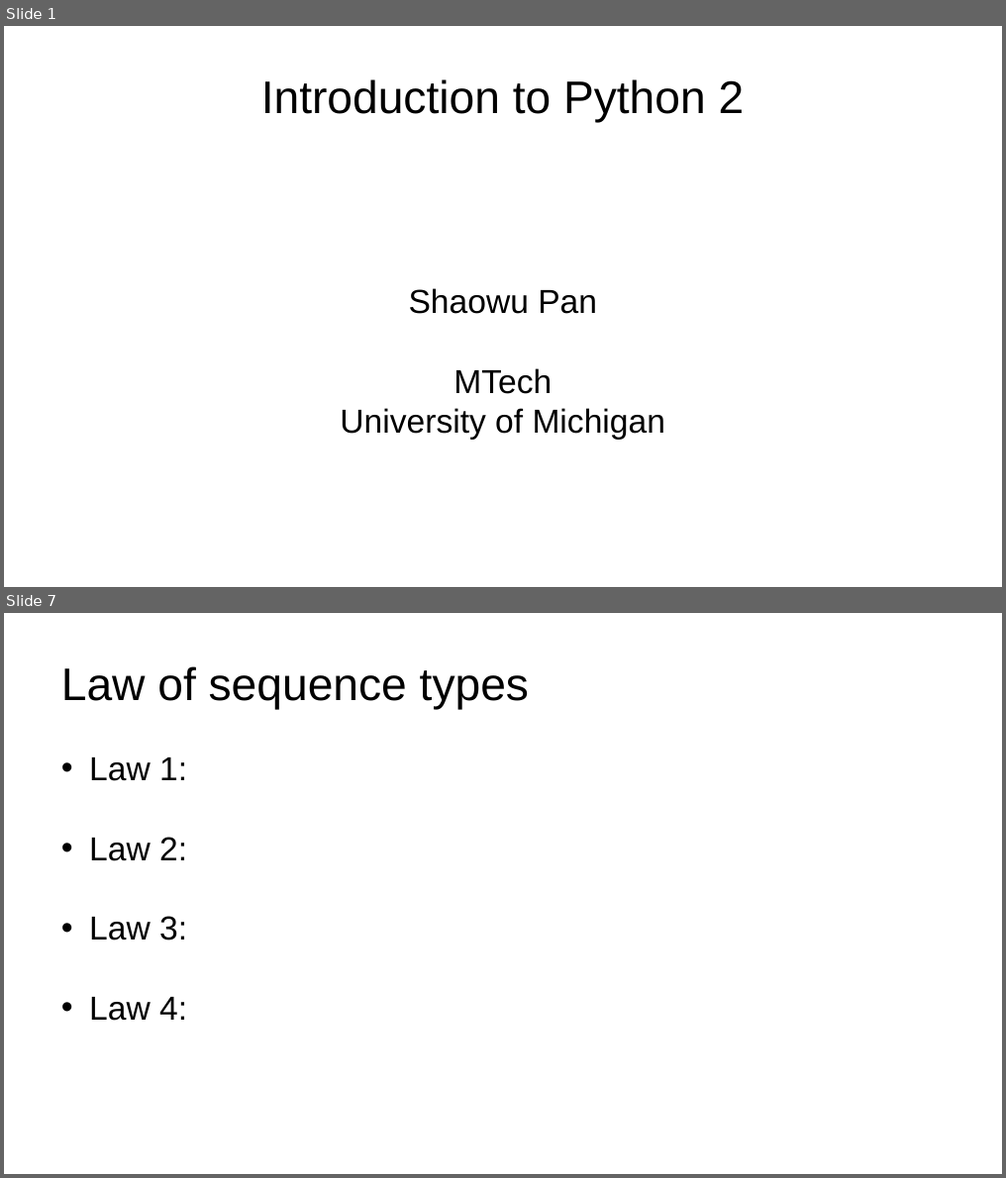
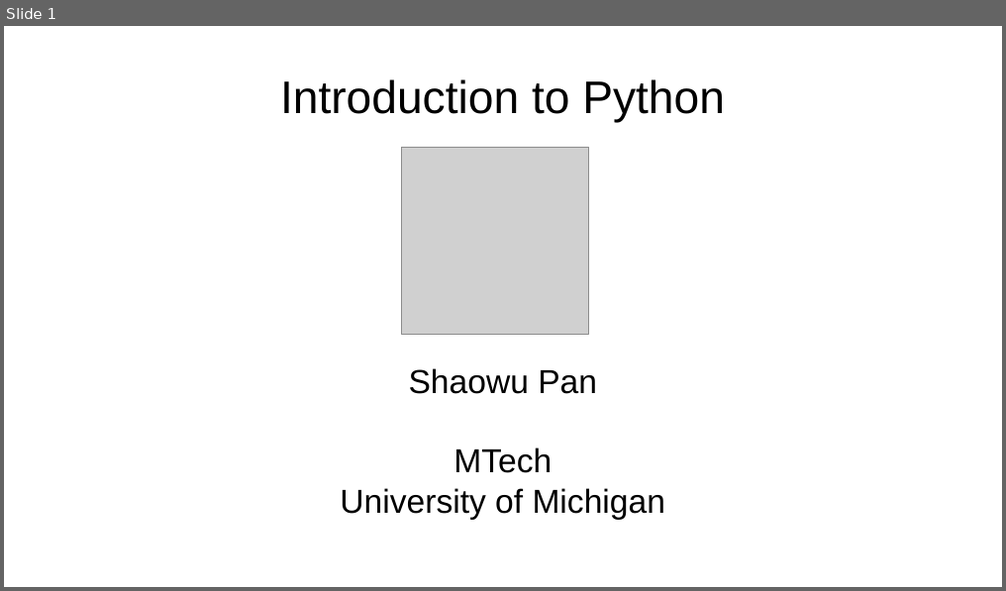
Before and after one commit to pswpswpsw/Mastering-Python-in-One-Hour, a slide deck: intro.pptx. Shown one above the other, each under a label of ours: slides 1 and 7 before the commit, slide 1 after it; the slides between them are not shown. The pictures are 1006x1178 and 1006x591 pixels, drawn with LibreOffice and Linux fonts; fonts in the diff are those of the drawing; grey boxes stand for pictures. Boxes give left, top, right and bottom in pixels: in the first picture for what was removed or moved away, otherwise in the second. Text is boxed around its words. In the diff, an @@ line names an element or a change of style, - is before the commit and + after.

```diff
--- a/intro.pptx
+++ b/intro.pptx
@@ slide 7 removed at bbox=[4, 613, 1002, 1174], background #FFFFFF @@
@@ text removed at bbox=[61, 666, 529, 710] @@
-Law of sequence types
@@ text removed at bbox=[89, 758, 187, 1021] @@
-• Law 1:
-• Law 2:
-• Law 3:
-• Law 4:
@@ slide 1 changed as well @@
@@ text at bbox=[280, 79, 725, 123]: text changed @@
-Introduction to Python 2
+Introduction to Python
@@ text "Shaowu Pan": place and size @@
-text "Shaowu Pan" at bbox=[340, 288, 665, 440]
+text "Shaowu Pan" at bbox=[340, 369, 665, 520]
@@ picture added at bbox=[402, 148, 589, 335] @@
```
Also in this commit, not shown: 6 other slides changed, 19 slides added, 23 other slides removed, 17 other files.
